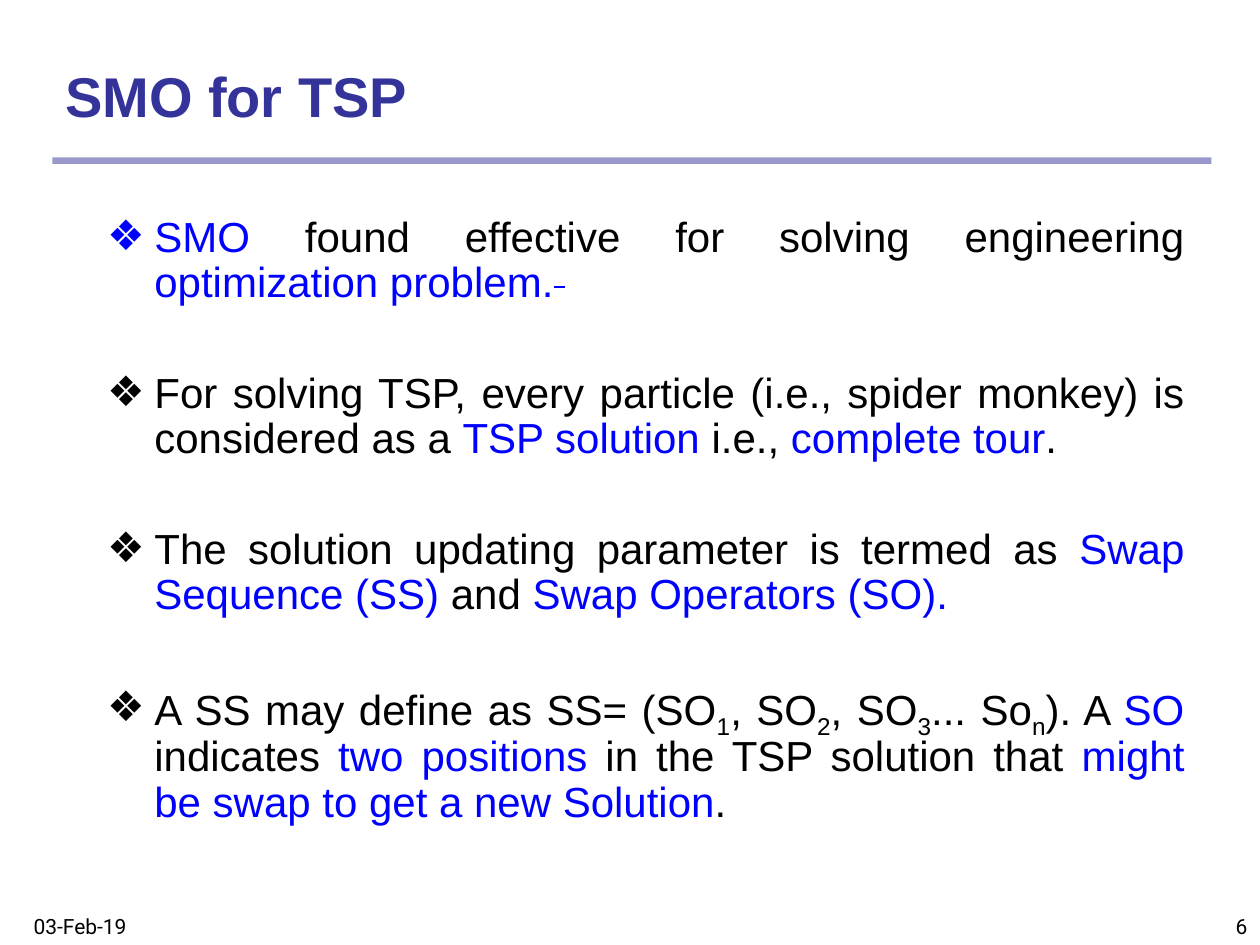
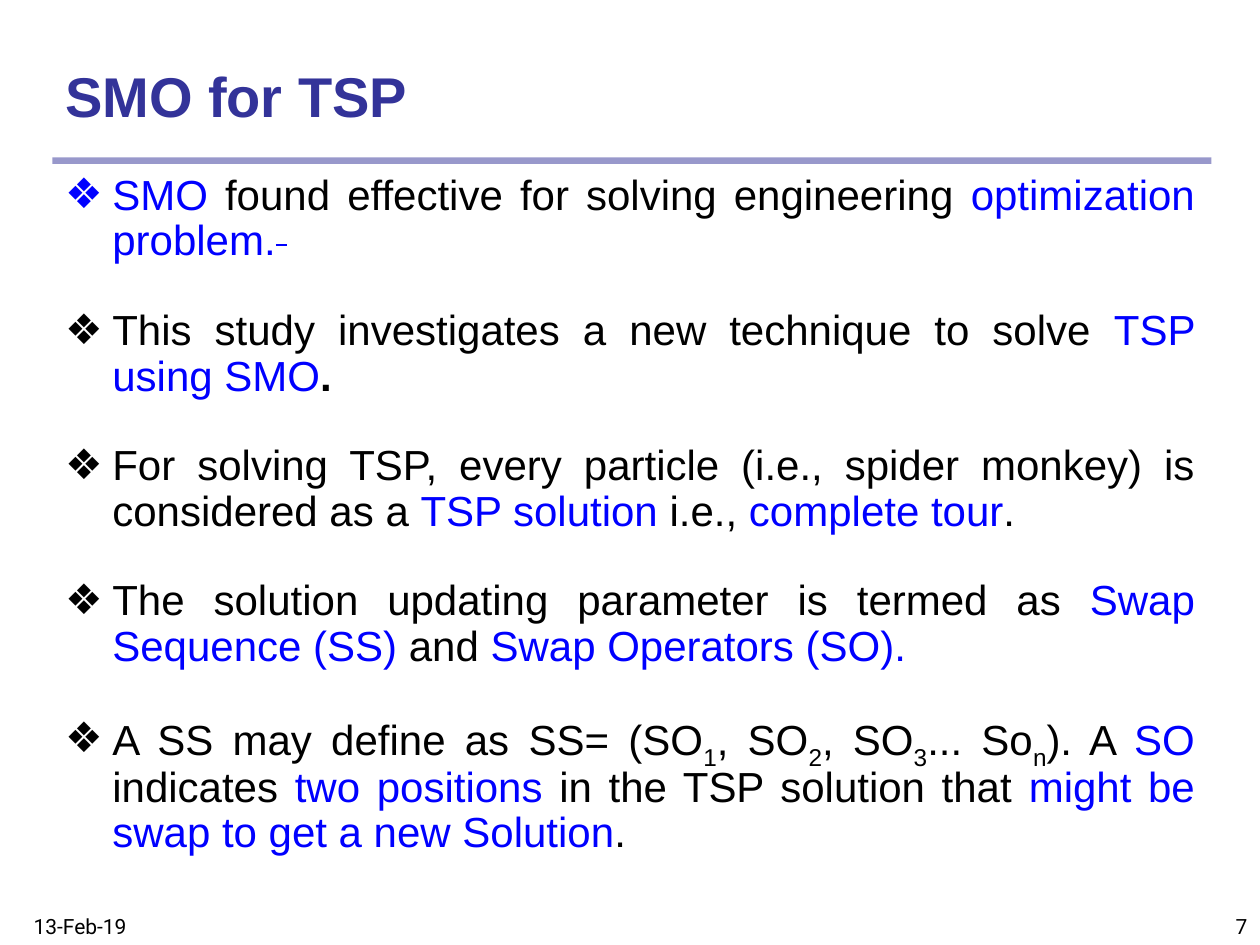
Before and after one commit to SafialIslam302/Thesis---Modified-SMO-to-Solve-TSP, a slide deck: slide 7 of 1407041 - Modified SMO to Solve TSP.pptx (slide 6 before the commit). Drawn at 1260x945 pixels with LibreOffice and Linux fonts; fonts in the diff are those of the drawing. Boxes give left, top, right and bottom in pixels: in the first picture for what was removed or moved away, otherwise in the second. Text is boxed around its words. In the diff, an @@ line names an element or a change of style, - is before the commit and + after.

```diff
--- a/1407041 - Modified SMO to Solve TSP.pptx
+++ b/1407041 - Modified SMO to Solve TSP.pptx
@@ text "SMO found effective for solving ..." moved from (x1=154, y1=221, x2=1185, y2=825) to (x1=112, y1=179, x2=1196, y2=856) @@
@@ text at (x1=112, y1=314, x2=1196, y2=399): paragraph added @@
+❖ This study investigates a new technique to solve TSP using SMO.
@@ text at (x1=34, y1=918, x2=127, y2=935): text changed @@
-03-Feb-19
+13-Feb-19
@@ page number at (x1=1236, y1=919, x2=1248, y2=934): text changed @@
-6
+7
```
Also in this commit, not shown: 17 other slides changed, 4 slides added, 1 other file.
